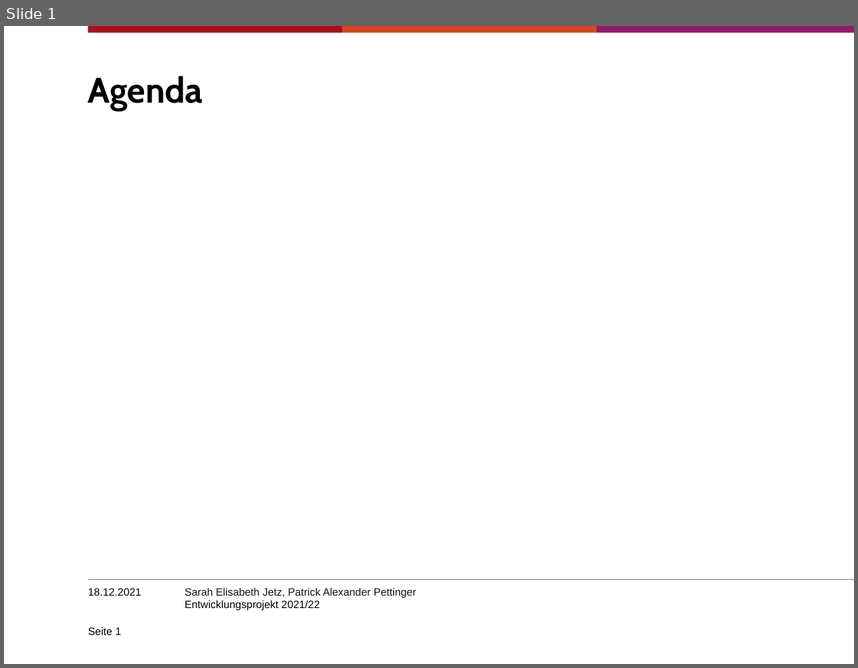
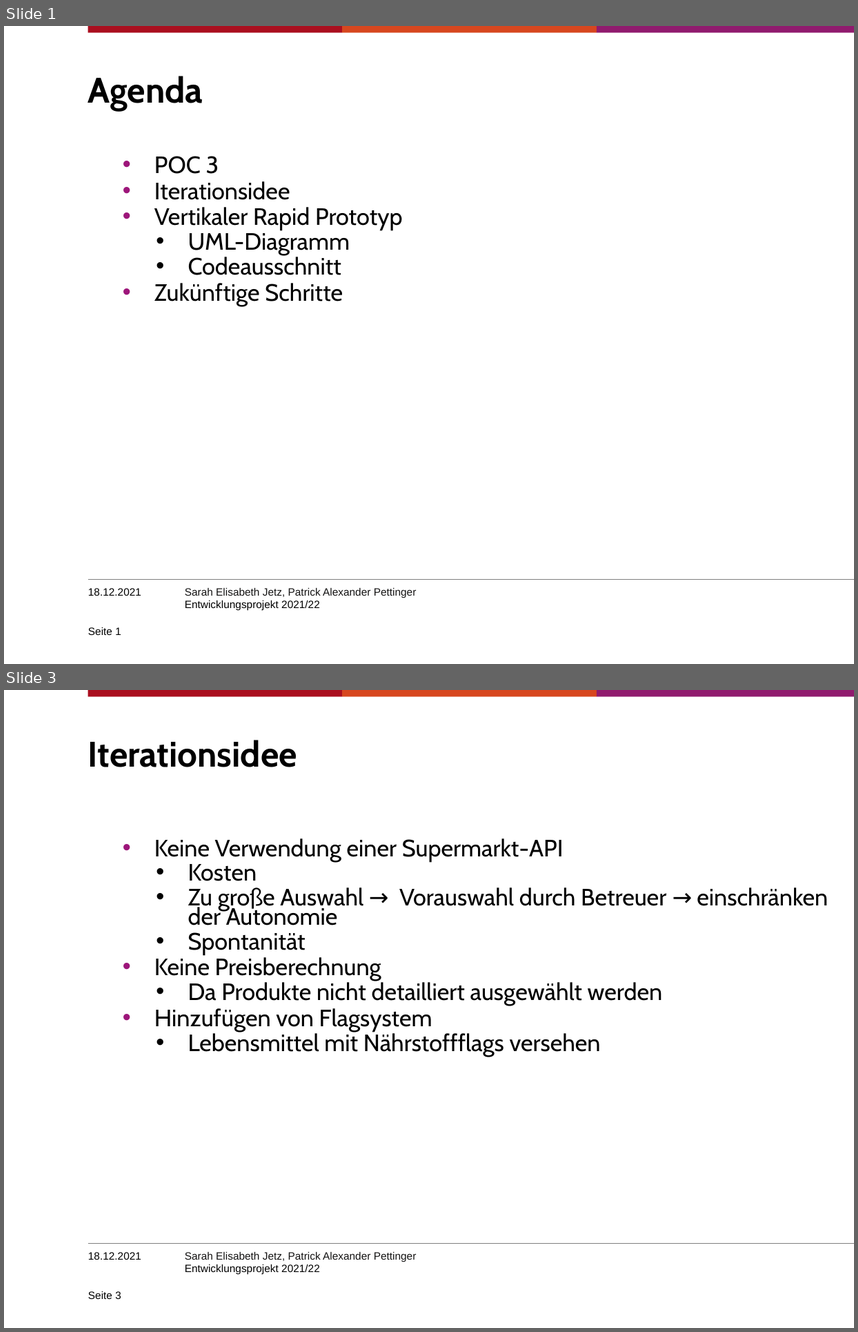
Before and after one commit to SJetz/EPWS2122JetzPettinger, a slide deck: Artefakte/Audit 3/Entwicklungsprojekt202122_PettingerJetz.pptx. Shown one above the other, each under a label of ours: slide 1 before the commit, slides 1 and 3 after it; the slides between them are not shown. The pictures are 858x668 and 858x1332 pixels, drawn with LibreOffice and Linux fonts; fonts in the diff are those of the drawing; background and template pictures are left out. Boxes give left, top, right and bottom in pixels: in the first picture for what was removed or moved away, otherwise in the second. Text is boxed around its words. In the diff, an @@ line names an element or a change of style, - is before the commit and + after.

```diff
--- a/Artefakte/Audit 3/Entwicklungsprojekt202122_PettingerJetz.pptx
+++ b/Artefakte/Audit 3/Entwicklungsprojekt202122_PettingerJetz.pptx
@@ slide 3 added at box(4, 690, 854, 1328), background #FFFFFF; not listed: 5 template elements that a slide beside it also shows @@
@@ title added at box(88, 740, 297, 767), 30 pt, text #000000, bold @@
+Iterationsidee
@@ text added at box(154, 838, 828, 1056), 20 pt, text #000000 @@
+      • Keine Verwendung einer Supermarkt-API
+        • Kosten
+        • Zu große Auswahl → Vorauswahl durch Betreuer → einschränken der Autonomie
+        • Spontanität
+      • Keine Preisberechnung
+        • Da Produkte nicht detailliert ausgewählt werden
+      • Hinzufügen von Flagsystem
+        • Lebensmittel mit Nährstoffflags versehen
@@ text added at box(88, 1252, 141, 1259), 9 pt, text #000000 @@
+18.12.2021
@@ page number added at box(88, 1290, 121, 1299), 9 pt, text #000000 @@
+Seite 3
@@ slide 1 changed as well @@
@@ text added at box(154, 156, 403, 306), 20 pt, text #000000 @@
+      • POC 3
+      • Iterationsidee
+      • Vertikaler Rapid Prototyp
+        • UML-Diagramm
+        • Codeausschnitt
+      • Zukünftige Schritte
```
Also in this commit, not shown: 4 other slides added, 1 other file.
